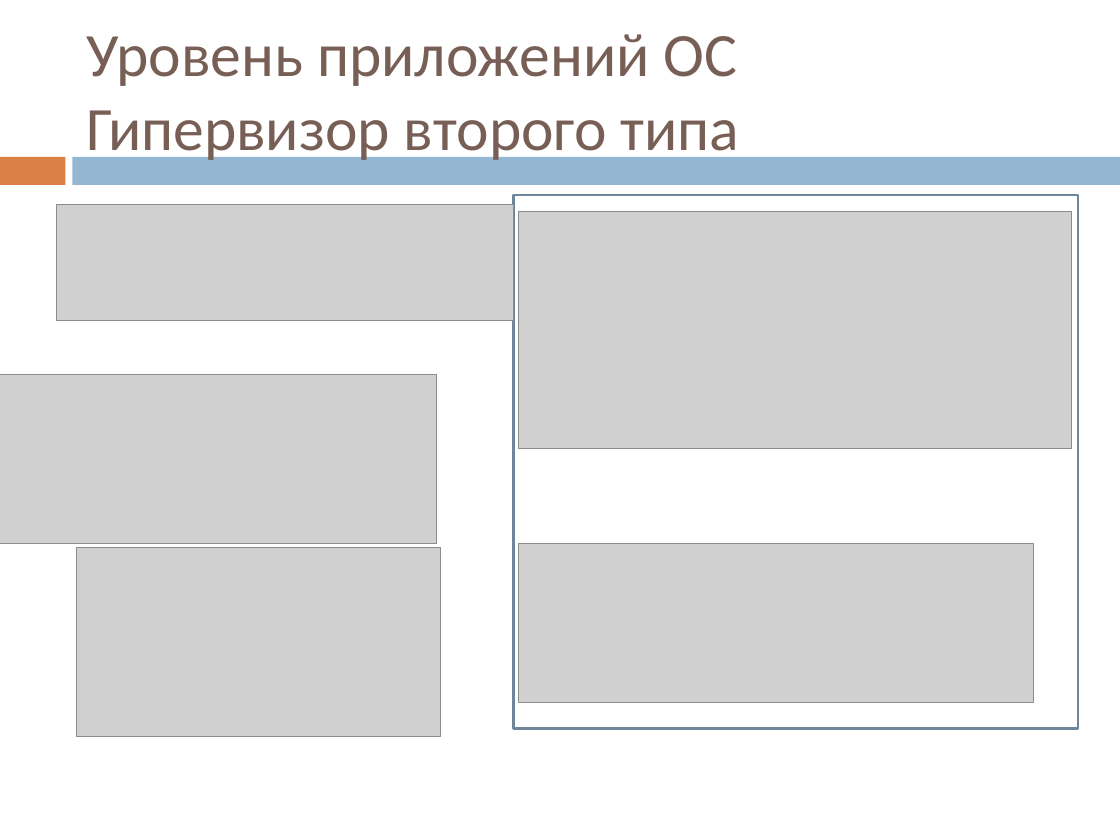
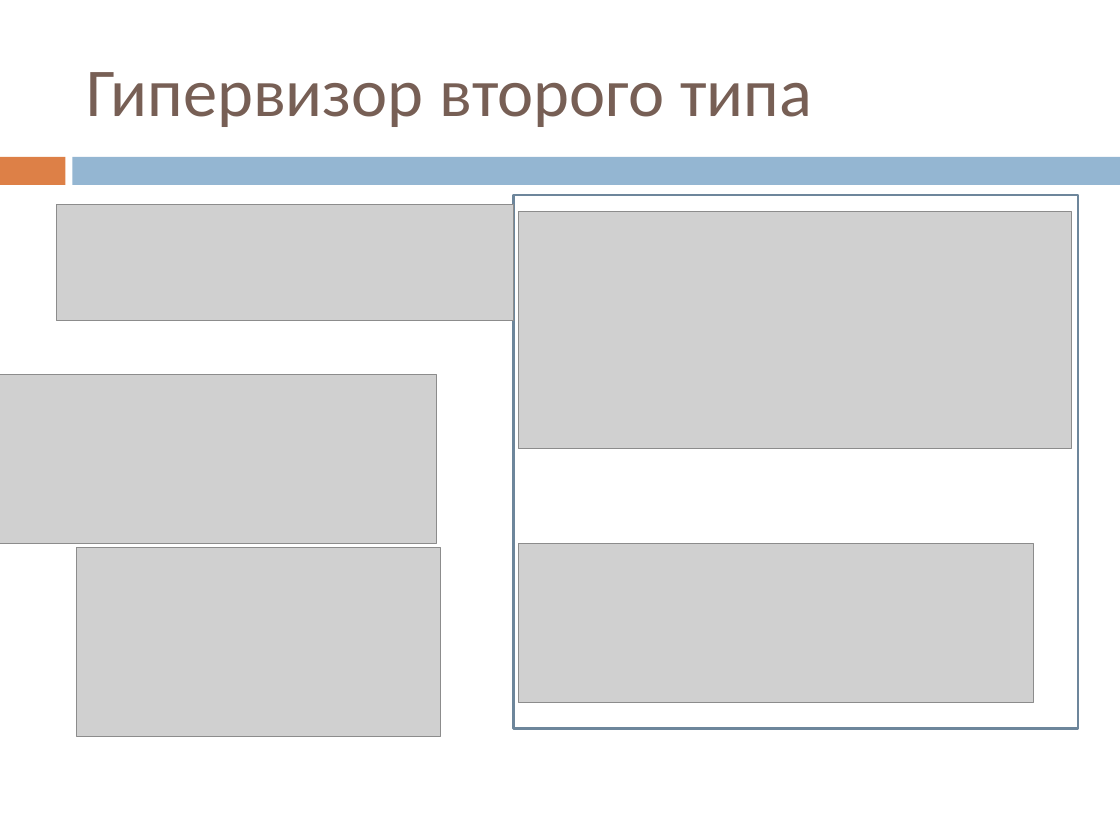
Before and after one commit to vitali-kviatkouski/personal, a slide deck: slide 15 of MiniQ/Virtualization.pptx. Drawn at 1120x840 pixels with LibreOffice and Linux fonts; fonts in the diff are those of the drawing; grey boxes stand for pictures. Boxes give left, top, right and bottom in pixels: in the first picture for what was removed or moved away, otherwise in the second. Text is boxed around its words. In the diff, an @@ line names an element or a change of style, - is before the commit and + after.

Commit message:
Final version

```diff
--- a/MiniQ/Virtualization.pptx
+++ b/MiniQ/Virtualization.pptx
@@ title at (86, 72, 812, 127): text changed; size 39.6 to 44 pt @@
-Уровень приложений ОС
-Гипервизор второго типа
+Гипервизор второго типа
```
Also in this commit, not shown: 3 other slides changed.
